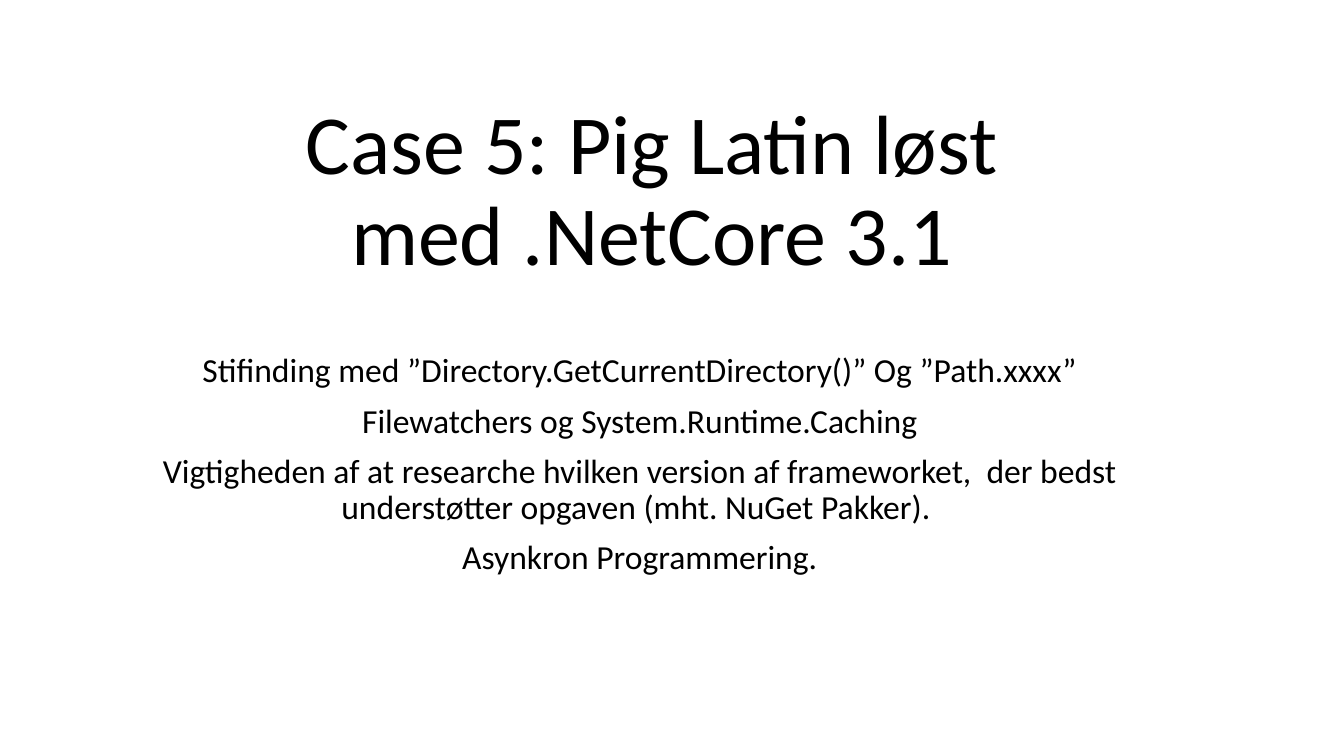
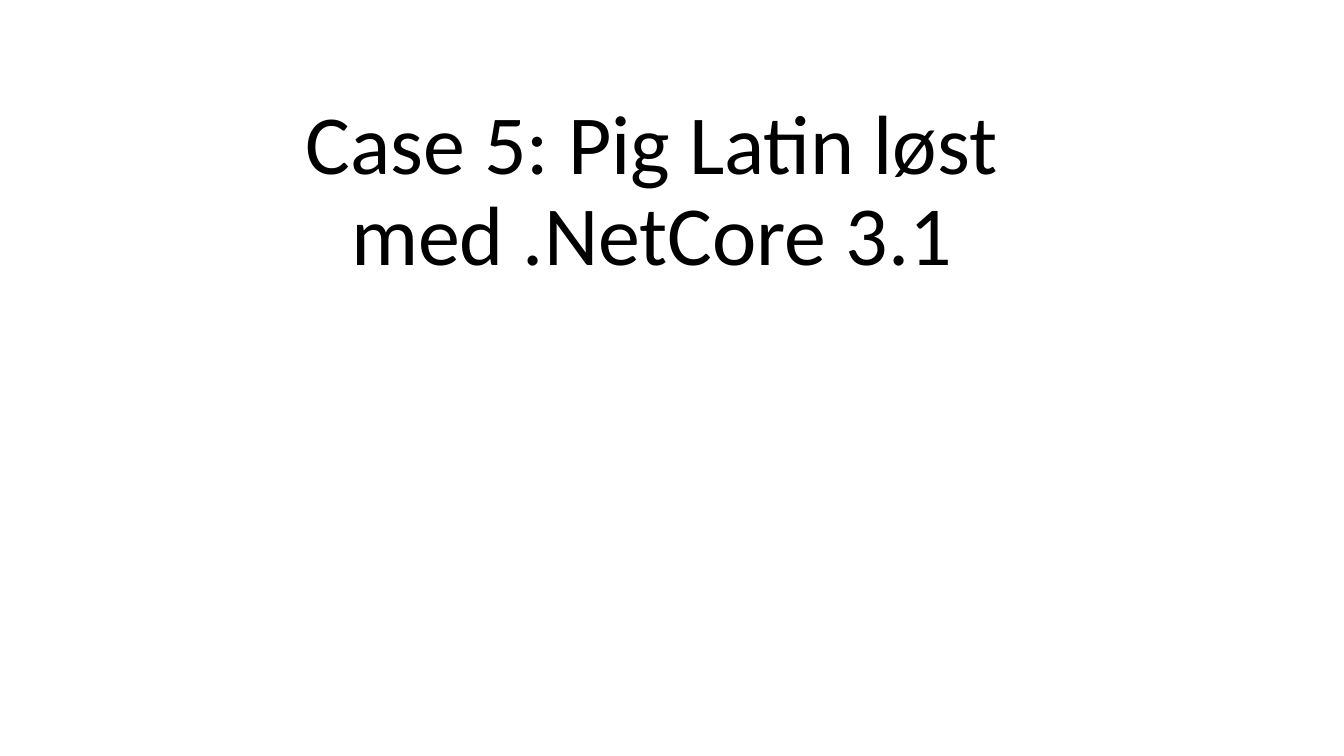
Before and after one commit to FrederikSthenHansen/Case05PigLatin, a slide deck: slide 1 of Case5Presentation.odp. Drawn at 1344x756 pixels with LibreOffice and Linux fonts; fonts in the diff are those of the drawing. Boxes give left, top, right and bottom in pixels: in the first picture for what was removed or moved away, otherwise in the second. Text is boxed around its words. In the diff, an @@ line names an element or a change of style, - is before the commit and + after.

```diff
--- a/Case5Presentation.odp
+++ b/Case5Presentation.odp
@@ subtitle removed at [163, 357, 1116, 575] @@
-Stifinding med ”Directory.GetCurrentDirectory()” Og ”Path.xxxx”
-Filewatchers og System.Runtime.Caching
-Vigtigheden af at researche hvilken version af frameworket, der bedst understøtter opgaven (mht. NuGet Pakker).
-Asynkron Programmering.
```
Also in this commit, not shown: 4 slides added, 2 slides removed, 1 other file.
